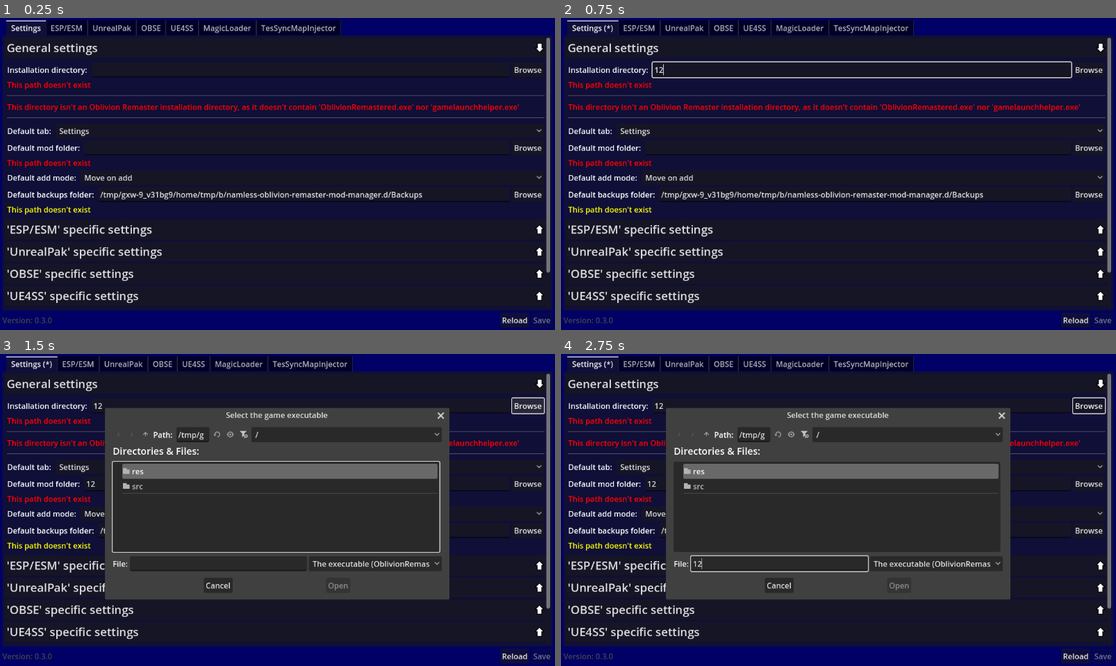
Above: before the commit, frames 1-4 (two rows, left to right).
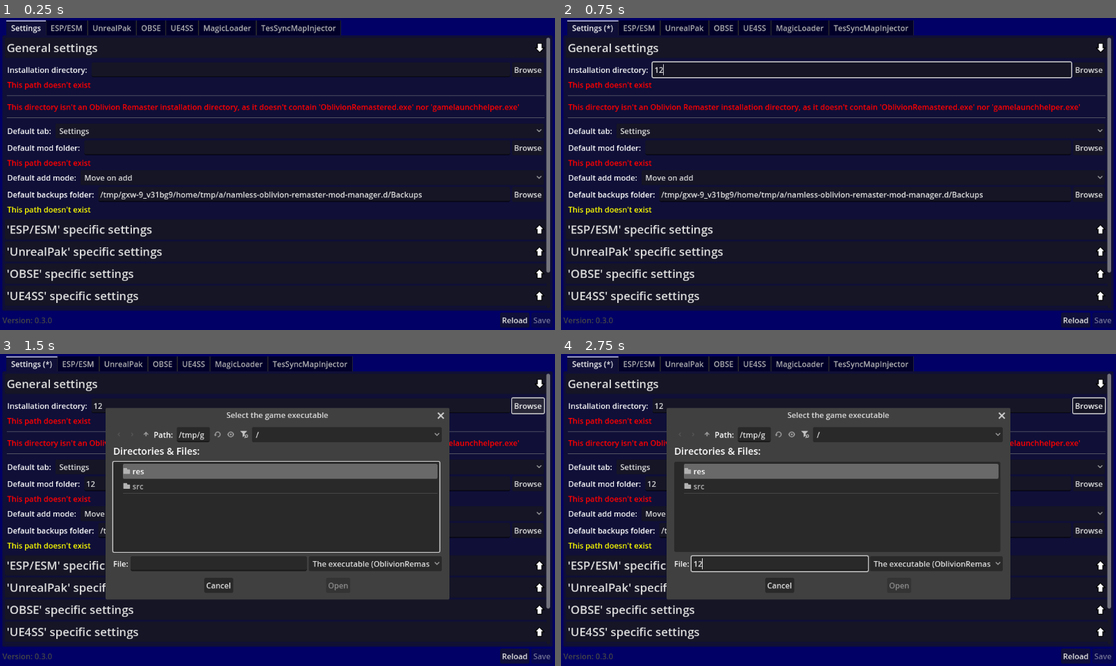
Above: after the commit, the same moments.

Repository: TheNamlessGuy/oblivion-remaster-mod-manager
Game: Godot game, scene res://src/components/main_window.tscn
Two runs of this game, one before a commit and one after it. Both use one fixed random seed, a clock stepped at 60 frames per second and the inputs below.
Inputs (mouse positions are in pixels of both pictures, inside the frame that each line leads up to):
- Up to frame 1 (0.25 s): no input
- Up to frame 2 (0.75 s): click (860, 71) at 0.52 s; type "12" at 0.6 s
- Up to frame 3 (1.5 s): click (299, 485) at 0.75 s; type "12" at 0.83 s; click "Browse" at 1.25 s
- Up to frame 4 (2.75 s): click (777, 563) at 2.02 s; type "12" at 2.1 s

The runs differ from the first frame. In frame 1, 0.3% of the frame differs, in the area x 39-77%, y 55-59%; in frame 2, 0.3%; in frame 3, 0.7%, in the area x 18-60%, y 17-79%; in frame 4, 0.7%.

Commit message:
fix: Added command line arguments, --manager-folder flag
Fixes #37 (partly)

Diff:
--- a/project/project.godot
+++ b/project/project.godot
@@ -19,6 +19,7 @@
 [autoload]
 
 Global="*res://src/global_scripts/global.gd"
+Args="*res://src/global_scripts/args.gd"
 Log="*res://src/global_scripts/log.gd"
 Config="*res://src/global_scripts/config.gd"
 Game="*res://src/global_scripts/game.gd"
--- /dev/null
+++ b/project/src/global_scripts/args.gd
@@ -0,0 +1,117 @@
+extends Node
+
+enum Flags {
+  UNKNOWN = -1,
+
+  HELP = 0,
+  MANAGER_FOLDER = 1,
+}
+
+func is_specified(flag: Flags) -> bool: return _cache.has(flag)
+func get_value(flag: Flags) -> Variant:
+  if not is_specified(flag):
+    return null
+
+  return _cache[flag]
+
+func get_manager_folder() -> Variant:
+  var value: Variant = get_value(Flags.MANAGER_FOLDER)
+  if value == null: return null
+  return value[0]
+
+## Format:
+## {
+##   "id": A value from the Flags enum
+##   "flags": An array of string representing the command line flags
+##   "value": Optional. If the flag is encountered, the value will be set to this
+##   "parameters": Optional. A list of string descriptions of the parameters this flag accepts
+##   "description": The description to show while printing the help text
+## }
+const _FLAGS: Array[Dictionary] = [
+  {"id": Flags.HELP, "flags": ["--help", "-h"], "description": "Displays this text. Hello!"},
+  {"id": Flags.MANAGER_FOLDER, "flags": ["--manager-folder"], "parameters": ["DIRECTORY"], "description": "Specifies where NORMM will save configs, logs, and such"}
+]
+
+var _cache := {}
+var _errors := []
+
+func _init() -> void:
+  _errors = []
+  _parse()
+  _validate()
+
+func _ready() -> void:
+  if len(_errors) > 0:
+    for error in _errors:
+      Global.prints(error)
+    Global.exit(1)
+    return
+
+  if is_specified(Flags.HELP):
+    _print_helptext()
+    Global.exit(0)
+    return
+
+func _parse() -> void:
+  var args := OS.get_cmdline_user_args()
+  var i := 0
+  while i < len(args):
+    var found := false
+    for flag in _FLAGS:
+      if args[i] not in flag["flags"]:
+        continue
+      found = true
+      var matched_flag := args[i]
+
+      if flag.has("value"):
+        _cache[flag["id"]] = flag["value"]
+      elif not flag.has("parameters"):
+        _cache[flag["id"]] = true
+      else: # flag.has("parameters")
+        var params := []
+        var count := len(flag["parameters"])
+        for p in range(count):
+          i += 1
+          if i >= len(args):
+            _error(["Missing argument '", flag["parameters"][p], "' for flag '", matched_flag, "'"])
+            return
+          params.push_back(args[i])
+        _cache[flag["id"]] = params
+
+      break
+
+    if not found:
+      _error(["Unknown argument '", args[i], "'"])
+      return
+
+    i += 1
+
+func _validate() -> void:
+  var manager_folder: Variant = get_manager_folder()
+  if manager_folder != null and not (manager_folder as String).is_absolute_path():
+    _error(["The --manager-folder directory has to be specified as absolute"])
+
+func _print_helptext() -> void:
+  var flags: Array[String] = []
+  var longest := 0
+  for flag in _FLAGS:
+    var flags_str := ", ".join(flag["flags"])
+    if flag.has("parameters"):
+      for param in flag["parameters"]:
+        flags_str += " <" + param + ">"
+
+    var length := len(flags_str)
+    if length > longest:
+      longest = length
+
+    flags.push_back(flags_str)
+
+  prints("Flags:")
+  for f in range(len(flags)):
+    var flags_str := flags[f]
+    var flag := _FLAGS[f]
+
+    prints("   ", flags_str.rpad(longest, " "), "     ", flag["description"])
+
+func _error(msg: Array) -> void:
+  _errors.push_back(msg)
--- a/project/src/global_scripts/global.gd
+++ b/project/src/global_scripts/global.gd
@@ -9,7 +9,7 @@
 func _ready() -> void:
   get_viewport().get_window().min_size = Vector2i(640, 480) # TODO: This seemingly doesn't do anything
 
-func exit(exit_code) -> void:
+func exit(exit_code: int) -> void:
   var tree := get_tree()
   tree.root.propagate_notification(NOTIFICATION_WM_CLOSE_REQUEST)
   tree.quit(exit_code)
@@ -25,6 +25,9 @@
     retval += str(item)
   return retval
 
+func prints(msg: Array) -> void:
+  prints(array_to_string(msg))
+
 func get_project_name() -> String:
   return ProjectSettings.get_setting("application/config/name")
 
@@ -39,12 +42,17 @@
   return FileSystem.get_directory(OS.get_executable_path())
 
 func get_manager_folder() -> String:
+  var arg: Variant = Args.get_manager_folder()
+  if arg != null:
+    return arg
+
   var actual_executable_name := get_executable_name([])
   var executable_name := get_executable_name()
   if actual_executable_name == executable_name:
     # We don't want the manager folder to have the same name as the executable file, as (at least in most file systems), you can't have a file and a folder with the same name in the same location.
     executable_name += '.d'
   return FileSystem.path([get_executable_directory(), executable_name])
+
 func get_manager_subpath(file: String) -> String: return FileSystem.path([get_manager_folder(), file])
 
 func get_os() -> OperatingSystem:
Not shown, added: project/src/global_scripts/args.gd.uid
Not shown, changed: docs/README.md
Not shown, added: docs/command-line-arguments.md
